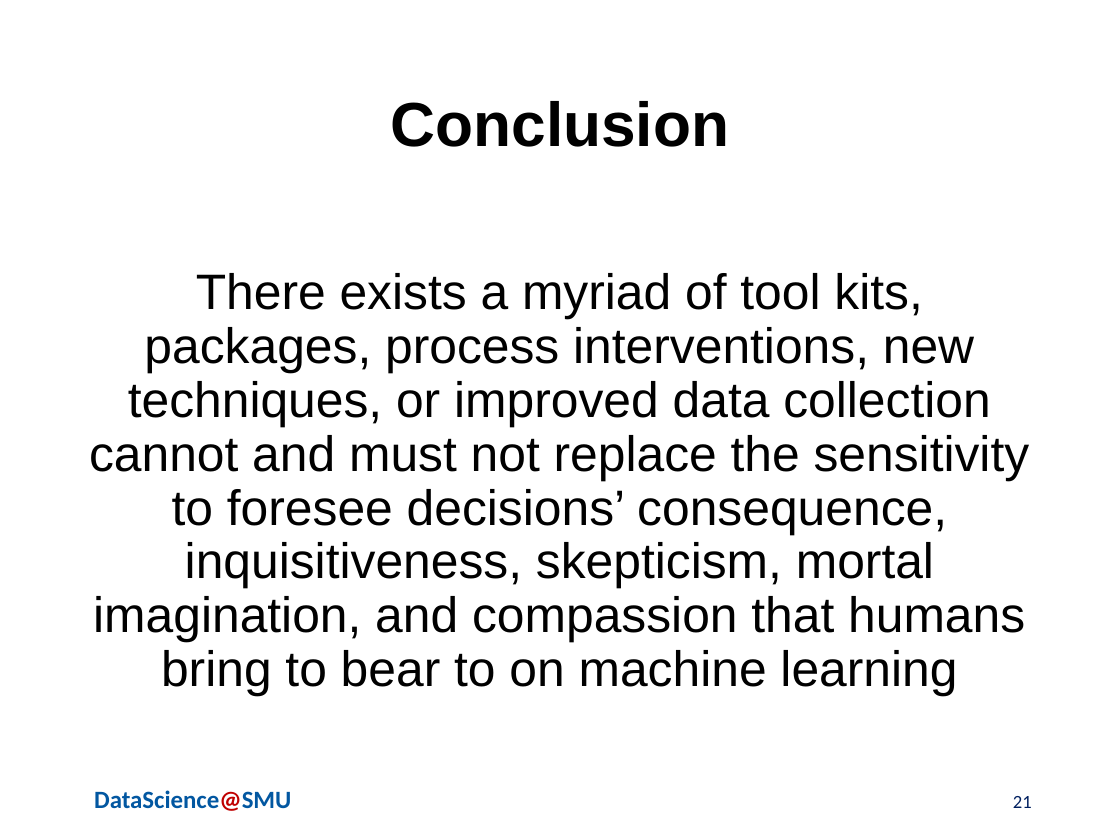
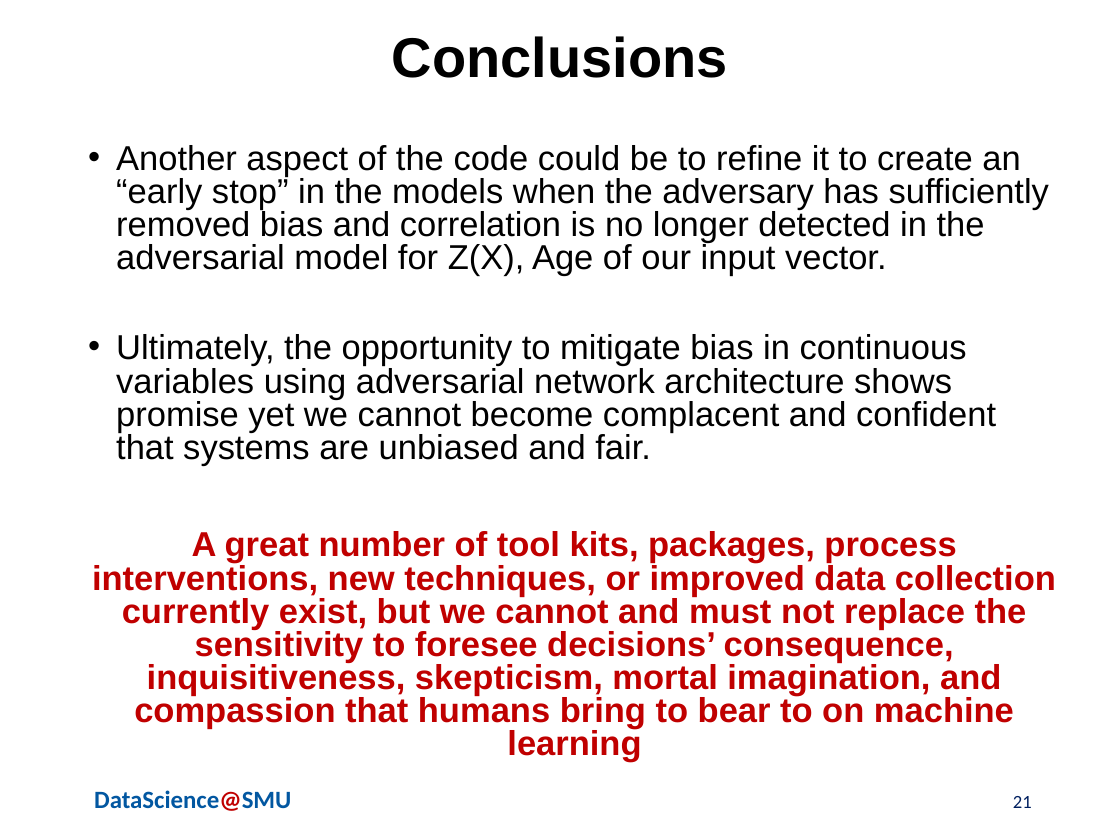
Before and after one commit to skhayden/Reducing-Age-Bias-in-Machine-Learning-An-Algorithmic-Approach, a slide deck: slide 21 of AdversarialBiasPresentation Steven+Solange+Nicole.pptx. Drawn at 1120x840 pixels with LibreOffice and Linux fonts; fonts in the diff are those of the drawing; background and template pictures are left out. Boxes give left, top, right and bottom in pixels: in the first picture for what was removed or moved away, otherwise in the second. Text is boxed around its words. In the diff, an @@ line names an element or a change of style, - is before the commit and + after.

```diff
--- a/AdversarialBiasPresentation Steven+Solange+Nicole.pptx
+++ b/AdversarialBiasPresentation Steven+Solange+Nicole.pptx
@@ title at (392,36,728,78): text changed; size 40 to 36 pt @@
-Conclusion
+Conclusions
@@ text at (92,145,1056,763): text changed; size 32 to 22.2 pt @@
-There exists a myriad of tool kits, packages, process interventions, new techniques, or improved data collection cannot and must not replace the sensitivity to foresee decisions’ consequence, inquisitiveness, skepticism, mortal imagination, and compassion that humans bring to bear to on machine learning
+• Another aspect of the code could be to refine it to create an “early stop” in the models when the adversary has sufficiently removed bias and correlation is no longer detected in the adversarial model for Z(X), Age of our input vector.
+• Ultimately, the opportunity to mitigate bias in continuous variables using adversarial network architecture shows promise yet we cannot become complacent and confident that systems are unbiased and fair.
+A great number of tool kits, packages, process interventions, new techniques, or improved data collection currently exist, but we cannot and must not replace the sensitivity to foresee decisions’ consequence, inquisitiveness, skepticism, mortal imagination, and compassion that humans bring to bear to on machine learning
```
Also in this commit, not shown: 1 other slide changed, 2 slides added, 2 slides removed, 1 other file.
